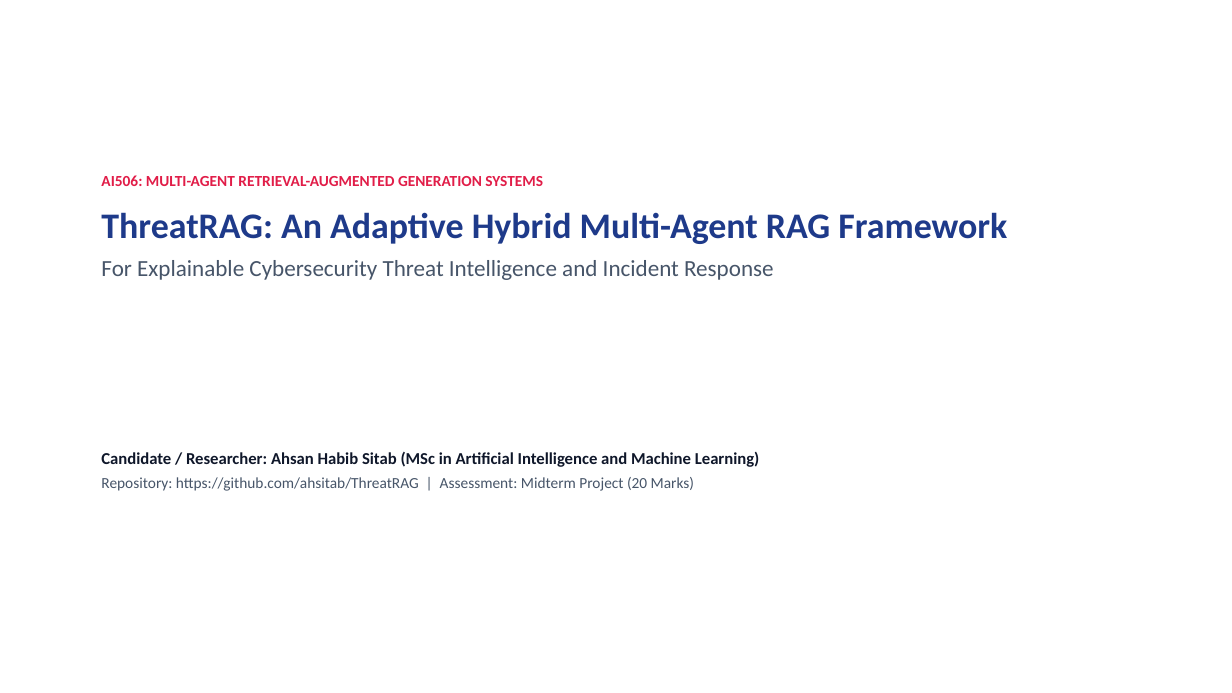
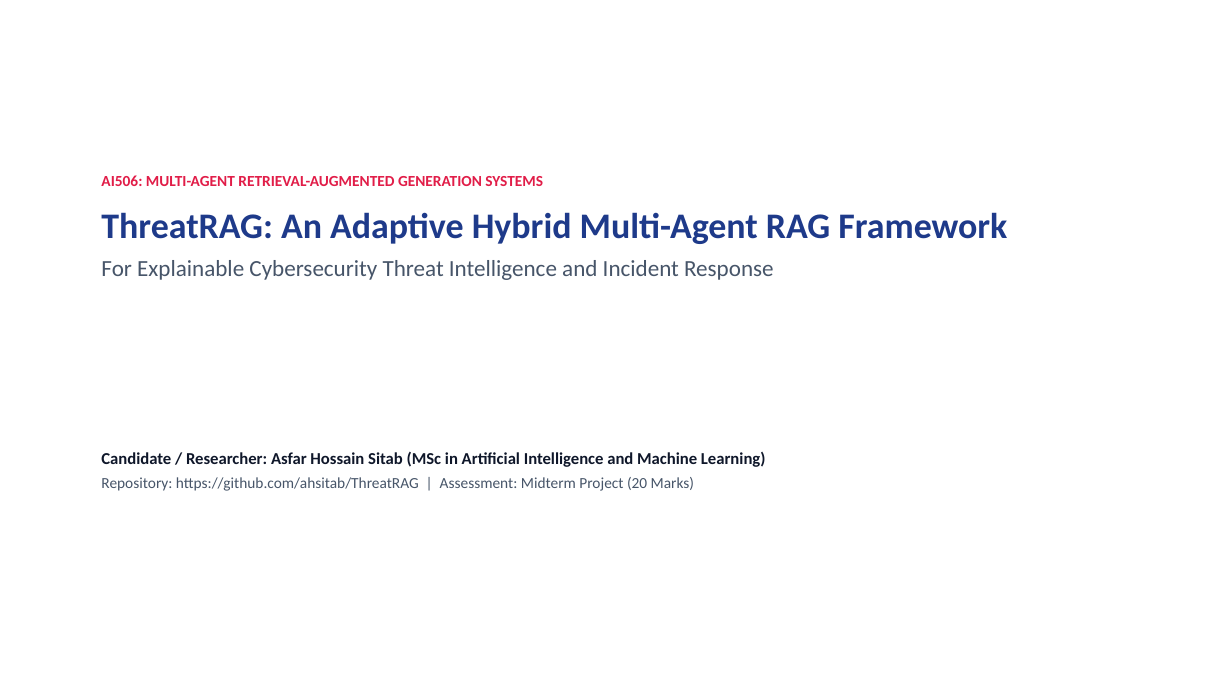
Before and after one commit to ahsitab/ThreatRAG, a slide deck: slide 1 of presentation/ThreatRAG_AI506_Presentation.pptx. Drawn at 1232x693 pixels with LibreOffice and Linux fonts; fonts in the diff are those of the drawing. Boxes give left, top, right and bottom in pixels: in the first picture for what was removed or moved away, otherwise in the second. Text is boxed around its words. In the diff, an @@ line names an element or a change of style, - is before the commit and + after.

Commit message:
chore(metadata): update author name to Asfar Hossain Sitab and course code to AIML-507 across all documentation, paper, presentation, and executed notebook

```diff
--- a/presentation/ThreatRAG_AI506_Presentation.pptx
+++ b/presentation/ThreatRAG_AI506_Presentation.pptx
@@ text at box(101, 452, 766, 467): text changed @@
-Candidate / Researcher: Ahsan Habib Sitab (MSc in Artificial Intelligence and Machine Learning)
+Candidate / Researcher: Asfar Hossain Sitab (MSc in Artificial Intelligence and Machine Learning)
```
Also in this commit, not shown: 19 other files.
